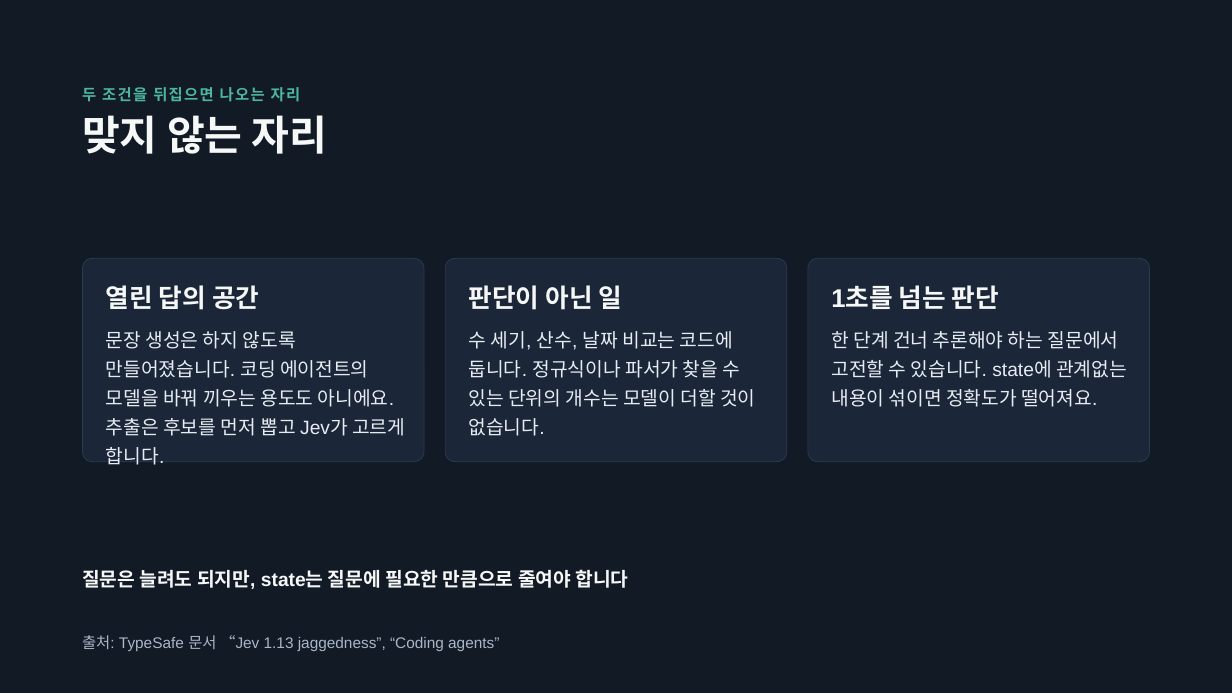
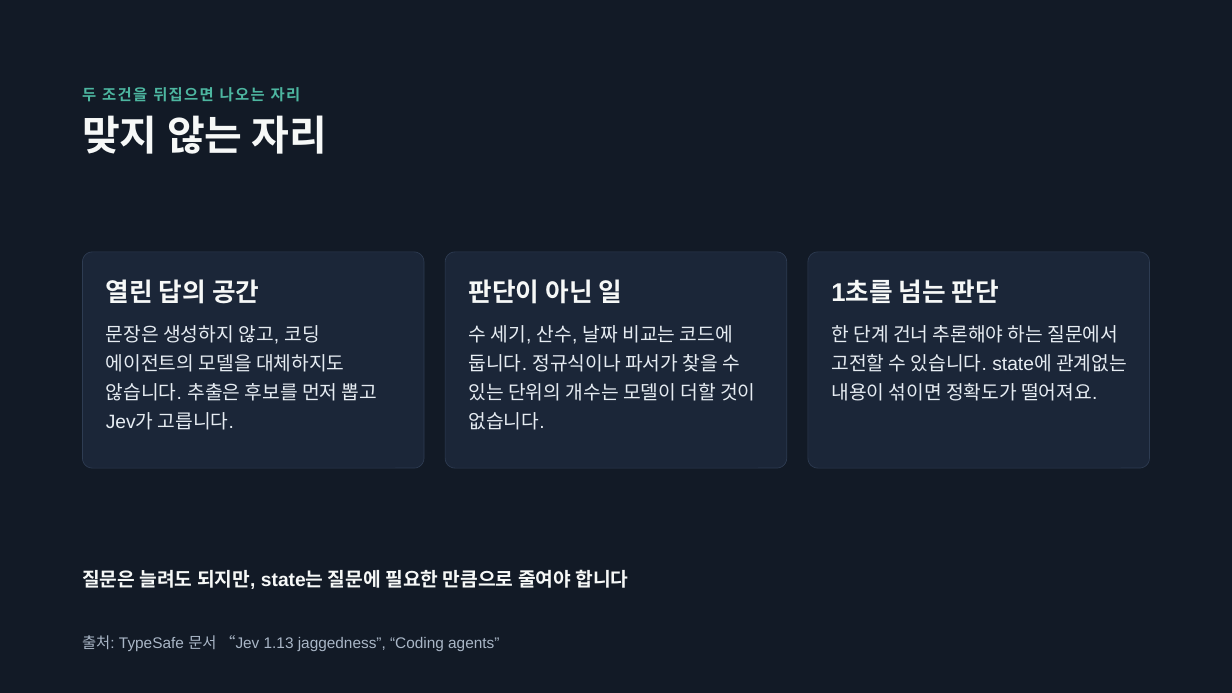
Before and after one commit to SeokRae/blog, a slide deck: slide 17 of presentations/jev-system-one-intro.pptx. Drawn at 1232x693 pixels with LibreOffice and Linux fonts; fonts in the diff are those of the drawing. Boxes give left, top, right and bottom in pixels: in the first picture for what was removed or moved away, otherwise in the second. Text is boxed around its words. In the diff, an @@ line names an element or a change of style, - is before the commit and + after.

```diff
--- a/presentations/jev-system-one-intro.pptx
+++ b/presentations/jev-system-one-intro.pptx
@@ rounded rectangle: place and size @@
-rounded rectangle at [82, 259, 424, 462]
+rounded rectangle at [82, 252, 424, 469]
@@ rounded rectangle: place and size @@
-rounded rectangle at [445, 259, 787, 462]
+rounded rectangle at [445, 252, 787, 469]
@@ proportions changed in 3 elements at [82, 252, 424, 469], [445, 252, 787, 469], [808, 252, 1150, 469] @@
@@ rounded rectangle: place and size @@
-rounded rectangle at [808, 259, 1150, 462]
+rounded rectangle at [808, 252, 1150, 469]
@@ text at [106, 325, 377, 430]: text changed @@
-문장 생성은 하지 않도록 만들어졌습니다. 코딩 에이전트의 모델을 바꿔 끼우는 용도도 아니에요. 추출은 후보를 먼저 뽑고 Jev가 고르게 합니다.
+문장은 생성하지 않고, 코딩 에이전트의 모델을 대체하지도 않습니다. 추출은 후보를 먼저 뽑고 Jev가 고릅니다.
@@ 5 texts: place and size @@
-5 texts at [106, 285, 1127, 436]
+5 texts at [106, 279, 1127, 430]
```
Also in this commit, not shown: 1 other slide changed.
